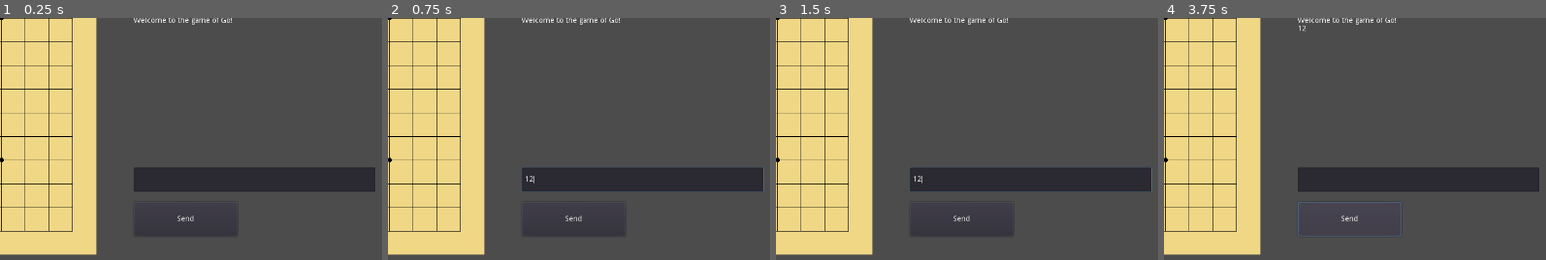
Above: before the commit, frames 1-4 (left to right).
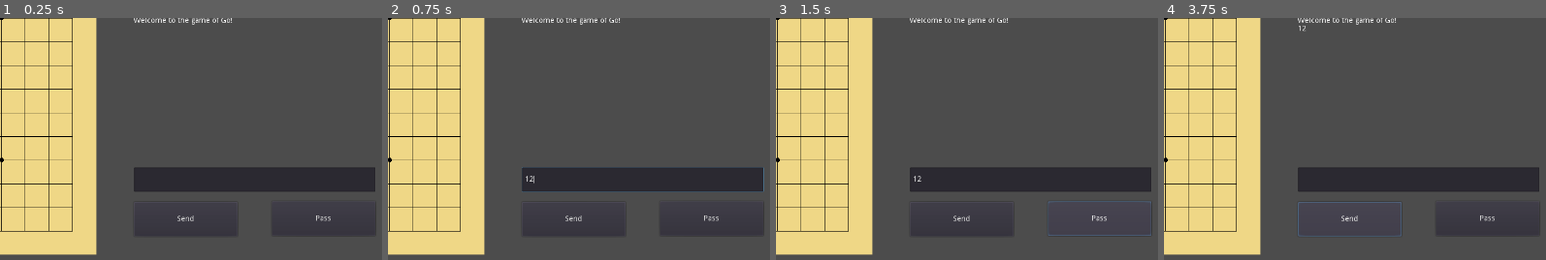
Above: after the commit, the same moments.

Repository: lightyears1998/godot-go
Game: Godot game, scene res://screens/battle_screen.tscn
The game is run twice, just before and just after one commit, with the same random seed, the same clock (stepped at 60 frames per second) and the same inputs.
Inputs (mouse positions are % of the whole screen's width and height, from its top left):
- Up to frame 1 (0.25 s): no input
- Up to frame 2 (0.75 s): click (83, 83) at 0.52 s; type "12" at 0.6 s
- Up to frame 3 (1.5 s): click (92, 91) at 1.25 s, where only the run after the commit has a clickable "Pass"
- Up to frame 4 (3.75 s): click "Repent" at 2 s; click "Sync" at 2.75 s; click "Send" at 3.5 s
The pictures show only the part of the screen within x 50-100%, y 50-100%; the shares and areas given below are measured in that part.

The runs differ from the first frame. In frame 1, less than 0.1% of the frame differs, in the area x 82-87%, y 81-84%; in frame 2, less than 0.1%; in frame 3, 0.6%, in the area x 35-99%, y 61-90%; in frame 4, less than 0.1%.

Commit message:
refactor

Diff:
--- a/components/chessboard.gd
+++ b/components/chessboard.gd
@@ -5,26 +5,28 @@
 class_name Chessboard
 
 signal side_switched()
-signal chess_had_not_placed(row_index, column_index, side, why)
+signal chess_cannot_placed(row_index, column_index, side, why)
 signal chess_placed(row_index, column_index, side)
 signal repented(restored_history_index)
 
-export(int) var chessboard_size = 880
+var Stone = preload("res://objects/stone.gd")
+
+export(int) var chessboard_pixel_size = 880
 export(int) var chessboard_rows = 19
 export(Color) var chessboard_color = Color("f0d887")
 
-var gap_width = chessboard_size / (chessboard_rows + 1)
-var chess_radius = gap_width / 2.2
+var gap_pixel_width = chessboard_pixel_size / (chessboard_rows + 1)
+var chess_pixel_radius = gap_pixel_width / 2.2
 var cross_points = []
 
 var mouse_hover_cross_point = null
 
-var user_side = 0
+var user_side = Stone.Sides.BLACK
 var switch_side_after_move = false
 
 var chess_colors = [ColorN("black"), ColorN("white")]
 
-var next_chess_side = 0
+var next_chess_side = Stone.Sides.BLACK
 
 var placed_chesses = []
 
@@ -39,8 +41,8 @@
 func toggle_switch_side_after_move():
 	switch_side_after_move = !switch_side_after_move
 
-func get_position_vector_from_index(row_index, column_index):
-	return Vector2((column_index + 1) * gap_width, (row_index + 1) * gap_width)
+func get_pixel_position_vector_from_index(row_index, column_index):
+	return Vector2((column_index + 1) * gap_pixel_width, (row_index + 1) * gap_pixel_width)
 
 func _init():
 	init_cross_points()
@@ -65,18 +67,13 @@
 	self.history = history
 
 func init_cross_points():
-	var columns = ["A", "B", "C", "D", "E", "F", "G", "H", "J", "K", "L", "M", "N", "O", "P", "Q", "R", "S", "T"]
 	for i in range(1, 20):
 		for j in range(1, 20):
-			var row = str(20 - i)
-			var column = columns[j-1]
 			var row_index = i - 1
 			var column_index = j - 1
-			var position = get_position_vector_from_index(row_index, column_index)
+			var position = get_pixel_position_vector_from_index(row_index, column_index)
 			cross_points.push_back({
-				"row": row,
-				"column": column,
-				"position": position,
+				"pixel_position": position,
 				"row_index": row_index,
 				"column_index": column_index
 			})
@@ -86,26 +83,26 @@
 
 func _draw():
 	# draw background
-	draw_rect(Rect2(0, 0, chessboard_size, chessboard_size), chessboard_color)
+	draw_rect(Rect2(0, 0, chessboard_pixel_size, chessboard_pixel_size), chessboard_color)
 
 	# draw cross lines
 	for i in range(1, 20):
-		draw_line(Vector2(gap_width, i * gap_width), Vector2(chessboard_size - gap_width, i * gap_width), ColorN("black"))
-		draw_line(Vector2(i * gap_width, gap_width), Vector2(i * gap_width, chessboard_size - gap_width), ColorN("black"))
+		draw_line(Vector2(gap_pixel_width, i * gap_pixel_width), Vector2(chessboard_pixel_size - gap_pixel_width, i * gap_pixel_width), ColorN("black"))
+		draw_line(Vector2(i * gap_pixel_width, gap_pixel_width), Vector2(i * gap_pixel_width, chessboard_pixel_size - gap_pixel_width), ColorN("black"))
 
 	# draw special cross points
 	for i in 3:
 		for j in 3:
 			var x = 3 + i * 6
 			var y = 3 + j * 6
-			var v = get_position_vector_from_index(x, y)
+			var v = get_pixel_position_vector_from_index(x, y)
 			draw_circle(v, 4, ColorN("black"))
 
 	# draw placed chess
 	for i in chessboard_rows:
 		for j in chessboard_rows:
 			if placed_chesses[i][j] != -1:
-				draw_chess(i, j, placed_chesses[i][j])
+				_draw_chess(i, j, placed_chesses[i][j])
 
 	# draw mouse-hover chess
 	if next_chess_side == user_side:
@@ -113,23 +110,23 @@
 			var row_index = mouse_hover_cross_point.row_index
 			var column_index = mouse_hover_cross_point.column_index
 			if !is_place_taken(placed_chesses, row_index, column_index):
-				draw_chess(row_index, column_index, user_side, 0.6)
-
-func draw_chess(row_index, column_index, side, chess_color_alpha = 1):
-	var position = get_position_vector_from_index(row_index, column_index)
+				_draw_chess(row_index, column_index, user_side, 0.6)
+
+func _draw_chess(row_index, column_index, side, chess_color_alpha = 1):
+	var position = get_pixel_position_vector_from_index(row_index, column_index)
 	var color = chess_colors[side]
 	color.a = chess_color_alpha
-	draw_circle(position, chess_radius, color)
+	draw_circle(position, chess_pixel_radius, color)
 
 func _unhandled_input(event):
 	if event is InputEventMouse:
 		var position = make_input_local(event).position
-		if position.x >= 0 && position.y >= 0 && position.x <= chessboard_size && position.y <= chessboard_size:
+		if position.x >= 0 && position.y >= 0 && position.x <= chessboard_pixel_size && position.y <= chessboard_pixel_size:
 			var nearest_cross_point_and_distance = find_nearest_cross_point_and_distance(position)
 			var distance = nearest_cross_point_and_distance["distance"]
 			var nearest_cross_point = nearest_cross_point_and_distance["cross_point"]
 
-			if distance < chess_radius:
+			if distance < chess_pixel_radius:
 				mouse_hover_cross_point = nearest_cross_point
 			else:
 				mouse_hover_cross_point = null
@@ -166,15 +163,15 @@
 		history.push_back(record)
 		emit_signal("chess_placed", row_index, column_index, side)
 	else:
-		emit_signal("chess_had_not_placed", row_index, column_index, side, err)
+		emit_signal("chess_cannot_placed", row_index, column_index, side, err)
 	update()
 
 func find_nearest_cross_point_and_distance(position):
-	var min_distance = chessboard_size
+	var min_distance = chessboard_pixel_size
 	var nearest_cross_point = cross_points[0]
 
 	for cross_point in cross_points:
-		var current_distance = position.distance_to(cross_point.position)
+		var current_distance = position.distance_to(cross_point.pixel_position)
 		if current_distance < min_distance:
 			min_distance = current_distance
 			nearest_cross_point = cross_point
--- /dev/null
+++ b/objects/coordinate.gd
@@ -0,0 +1,21 @@
+extends Reference
+
+class_name Coordinate
+
+var row_index: int
+var col_index: int
+
+func _init(row_index, col_index):
+	self.row_index = row_index
+	self.col_index = col_index
+
+func is_pass():
+	return row_index == -1 && col_index ==  -1
+
+func to_sgf_coordinate():
+	# converts the coordinates to SGF coorindates
+	# @see https://www.red-bean.com/sgf/go.html
+
+	if is_pass():
+		return ['', '']
+	return [ char(ord('a') + col_index), char(ord('a') + row_index) ]
--- /dev/null
+++ b/objects/stone.gd
@@ -0,0 +1,8 @@
+extends Reference
+
+class_name Stone
+
+enum Sides {
+	BLACK = 0,
+	WHITE = 1
+}
--- a/project.godot
+++ b/project.godot
@@ -13,9 +13,21 @@
 "class": "Chessboard",
 "language": "GDScript",
 "path": "res://components/chessboard.gd"
+}, {
+"base": "Reference",
+"class": "Coordinate",
+"language": "GDScript",
+"path": "res://objects/coordinate.gd"
+}, {
+"base": "Reference",
+"class": "Stone",
+"language": "GDScript",
+"path": "res://objects/stone.gd"
 } ]
 _global_script_class_icons={
-"Chessboard": ""
+"Chessboard": "",
+"Coordinate": "",
+"Stone": ""
 }
 
 [application]
--- a/screens/battle_screen.gd
+++ b/screens/battle_screen.gd
@@ -9,19 +9,19 @@
 
 func _ready():
 	setup_network_callbacks()
-	connect_chessboard()
+	connect_components()
 
 func setup_network_callbacks():
-	get_tree().connect("network_peer_connected", self, "_player_connected")
-	get_tree().connect("network_peer_disconnected", self, "_player_disconnected")
-	get_tree().connect("connected_to_server", self, "_connected_ok")
-	get_tree().connect("connection_failed", self, "_connected_fail")
-	get_tree().connect("server_disconnected", self, "_server_disconnected")
+	get_tree().connect("network_peer_connected", self, "_on_player_connected")
+	get_tree().connect("network_peer_disconnected", self, "_on_player_disconnected")
+	get_tree().connect("connected_to_server", self, "_on_connection_ok")
+	get_tree().connect("connection_failed", self, "_on_connection_failed")
+	get_tree().connect("server_disconnected", self, "_on_server_disconnected")
 
-func connect_chessboard():
+func connect_components():
 	$Chessboard.connect("side_switched", self, "_on_side_changed")
 	$Chessboard.connect("chess_placed", self, "_on_chess_placed")
-	$Chessboard.connect("chess_had_not_placed", self, "_on_chess_had_not_placed")
+	$Chessboard.connect("chess_cannot_placed", self, "_on_chess_cannot_placed")
 	$HostButton.connect("pressed", self, "host")
 	$ConnectButton.connect("pressed", self, "connect_to_host_or_disconnect")
 	$RepentButton.connect("pressed", $Chessboard, "user_repent")
@@ -42,7 +42,7 @@
 func _on_chess_placed(row_index, column_index, side):
 	print_log("%s plays at (%s, %s)" % [SIDES[side], row_index, column_index])
 
-func _on_chess_had_not_placed(row_index, column_index, side, why):
+func _on_chess_cannot_placed(row_index, column_index, side, why):
 	print_log("%s cannot play at (%s, %s): %s" % [SIDES[side], row_index, column_index, why])
 
 func update_side_label():
@@ -55,22 +55,22 @@
 	$ChatLabel.add_text(text)
 	$ChatLabel.newline()
 
-func _player_connected(id):
+func _on_player_connected(id):
 	print_log("Player connected: %s" % id)
 
-func _player_disconnected(id):
+func _on_player_disconnected(id):
 	print_log("Player disconnected: %s" % id)
 
-func _connected_ok():
+func _on_connection_ok():
 	print_log("Connection ok.")
 	if mode == "Client":
 		$Chessboard.request_synchronization()
 		print_log("Chessboard is syncing from host.")
 
-func _server_disconnected():
+func _on_server_disconnected():
 	print_log("Server disconnected.")
 
-func _connected_fail():
+func _on_connected_failed():
 	print_log("Connection failed.")
 
 func host():
--- a/screens/battle_screen.tscn
+++ b/screens/battle_screen.tscn
@@ -61,6 +61,16 @@
 margin_right = 1152.0
 margin_bottom = 384.0
 text = "Sync"
+__meta__ = {
+"_edit_use_anchors_": false
+}
+
+[node name="PassButton" type="Button" parent="."]
+margin_left = 1216.0
+margin_top = 791.0
+margin_right = 1408.0
+margin_bottom = 855.0
+text = "Pass"
 __meta__ = {
 "_edit_use_anchors_": false
 }
--- a/scripts/util.gd
+++ b/scripts/util.gd
@@ -1,6 +1,10 @@
 tool
 
 extends Node
+
+static func make_pass():
+	var Coordinate = preload("res://objects/coordinate.gd")
+	return Coordinate.new(-1, -1)
 
 static func new_2d_array(shape0: int, shape1: int, initial_value):
 	assert(shape0 >= 0)
--- /dev/null
+++ b/tests/test_scene.tscn
@@ -0,0 +1,6 @@
+[gd_scene load_steps=2 format=2]
+
+[ext_resource path="res://tests/test_script.gd" type="Script" id=1]
+
+[node name="TestNode" type="Node2D"]
+script = ExtResource( 1 )
--- /dev/null
+++ b/tests/test_script.gd
@@ -0,0 +1,11 @@
+extends Node2D
+
+var Coordinate = preload("res://objects/coordinate.gd")
+
+func _ready():
+	var c = Coordinate.new(1, 1)
+	print(c.to_sgf_coordinate())
+
+	var p = Util.make_pass()
+	print(p.is_pass())
+	print(p.to_sgf_coordinate())
Not shown, added: README.md
Not shown, added: TODO.md
